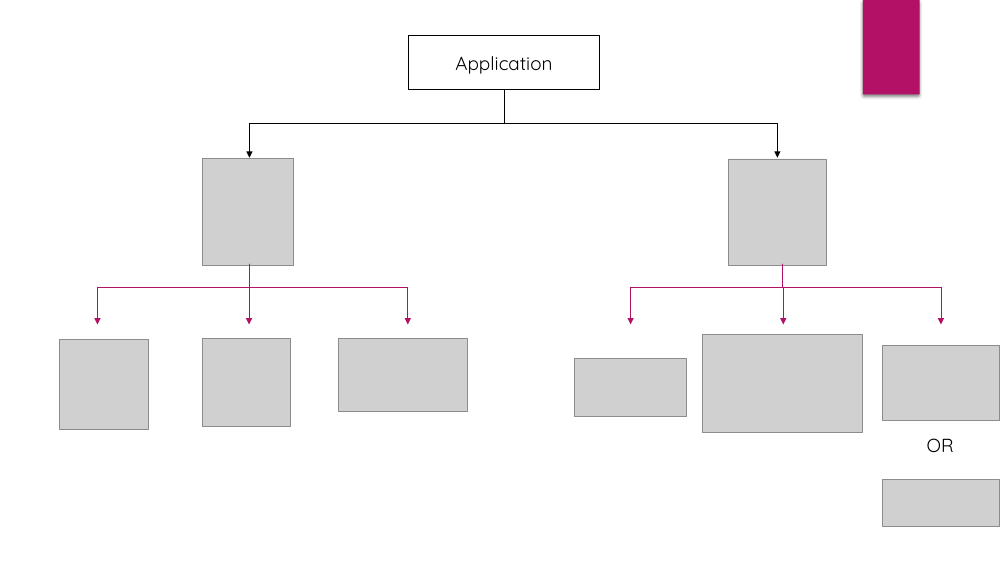
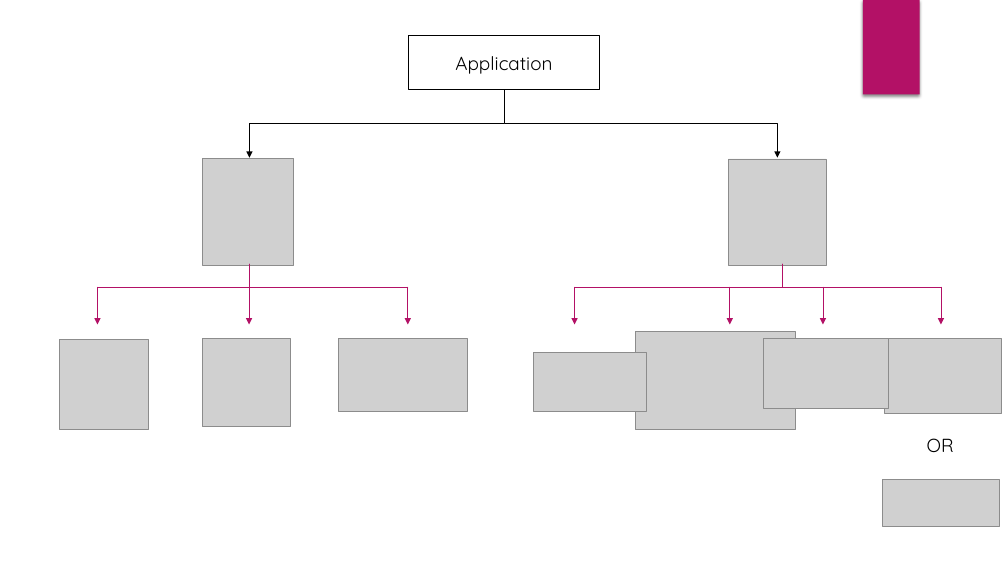
Before and after one commit to ninjasneural/fake_review_predict, a slide deck: slide 5 of Fraud_review_detection_web_app_ProjectPlan.pptx. Drawn at 1008x567 pixels with LibreOffice and Linux fonts; fonts in the diff are those of the drawing; grey boxes stand for pictures. Boxes give left, top, right and bottom in pixels: in the first picture for what was removed or moved away, otherwise in the second. Text is boxed around its words. In the diff, an @@ line names an element or a change of style, - is before the commit and + after.

```diff
--- a/Fraud_review_detection_web_app_ProjectPlan.pptx
+++ b/Fraud_review_detection_web_app_ProjectPlan.pptx
@@ arrow moved from (631, 287) - (631, 324) to (575, 287) - (575, 324) @@
@@ line moved from (631, 287) - (941, 287) to (575, 287) - (941, 287) @@
@@ arrow moved from (783, 287) - (783, 324) to (730, 287) - (730, 324) @@
@@ arrow added from (823, 287) to (823, 324), #B31166 0.75 pt @@
@@ picture: place and size @@
-picture at bbox=[575, 358, 687, 417]
+picture at bbox=[534, 353, 647, 411]
@@ picture: place and size @@
-picture at bbox=[702, 335, 863, 433]
+picture at bbox=[635, 332, 796, 430]
@@ picture added at bbox=[764, 339, 889, 409] @@
@@ picture: place and size @@
-picture at bbox=[883, 346, 1000, 420]
+picture at bbox=[885, 339, 1001, 413]
```
Also in this commit, not shown: 1 other slide changed.
